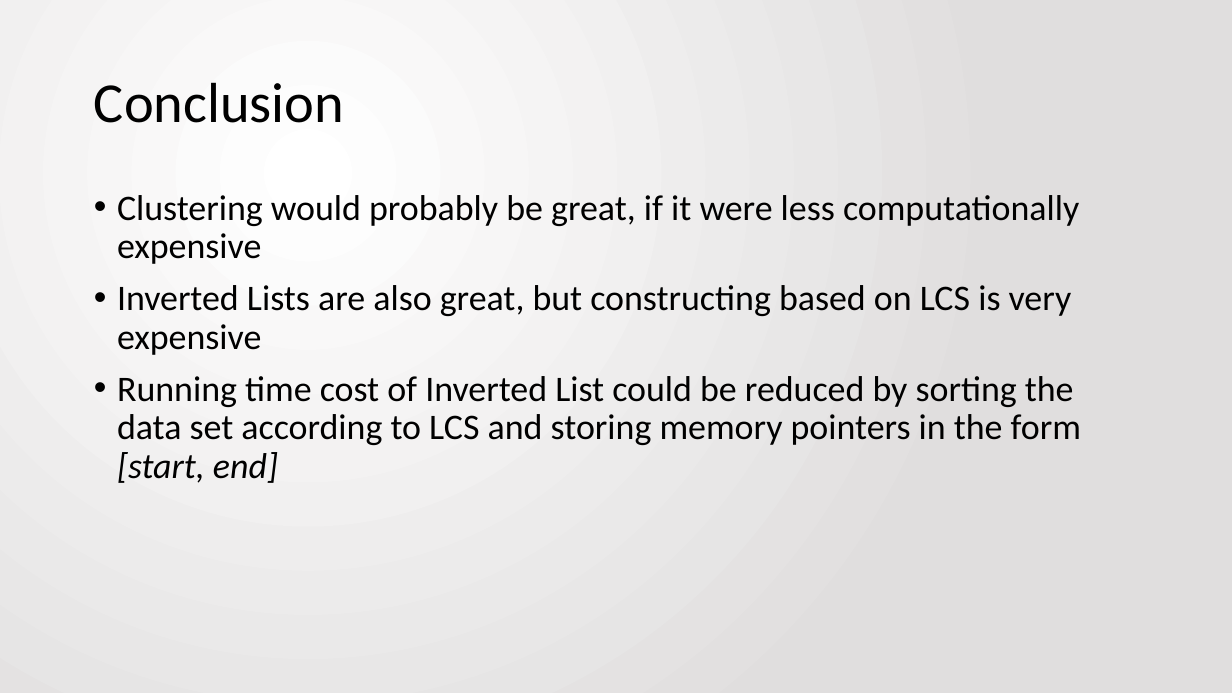
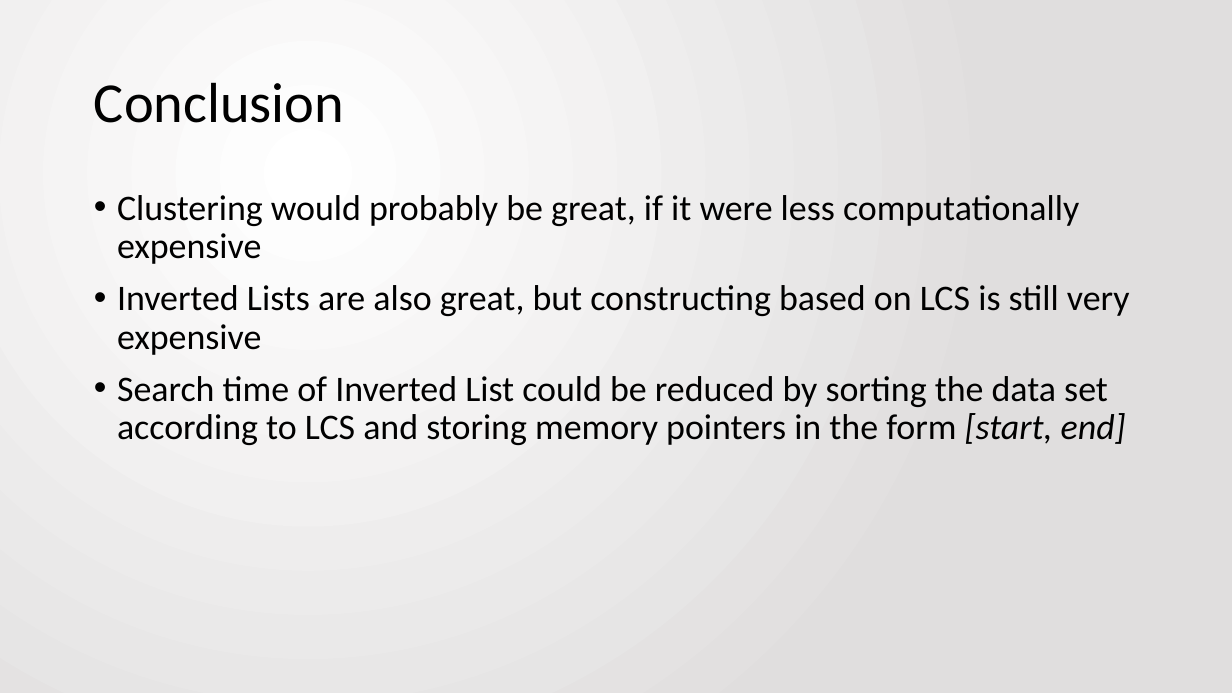
Before and after one commit to jbfitz/EECS405, a slide deck: slide 22 of Final Paper/presentation.pptx (slide 21 before the commit). Drawn at 1232x693 pixels with LibreOffice and Linux fonts; fonts in the diff are those of the drawing. Boxes give left, top, right and bottom in pixels: in the first picture for what was removed or moved away, otherwise in the second. Text is boxed around its words. In the diff, an @@ line names an element or a change of style, - is before the commit and + after.

```diff
--- a/Final Paper/presentation.pptx
+++ b/Final Paper/presentation.pptx
@@ text at bbox=[117, 285, 1130, 445]: text changed @@
-• Inverted Lists are also great, but constructing based on LCS is very expensive
-• Running time cost of Inverted List could be reduced by sorting the data set according to LCS and storing memory pointers in the form [start, end]
+• Inverted Lists are also great, but constructing based on LCS is still very expensive
+• Search time of Inverted List could be reduced by sorting the data set according to LCS and storing memory pointers in the form [start, end]
```
Also in this commit, not shown: 3 slides added, 2 slides removed.
